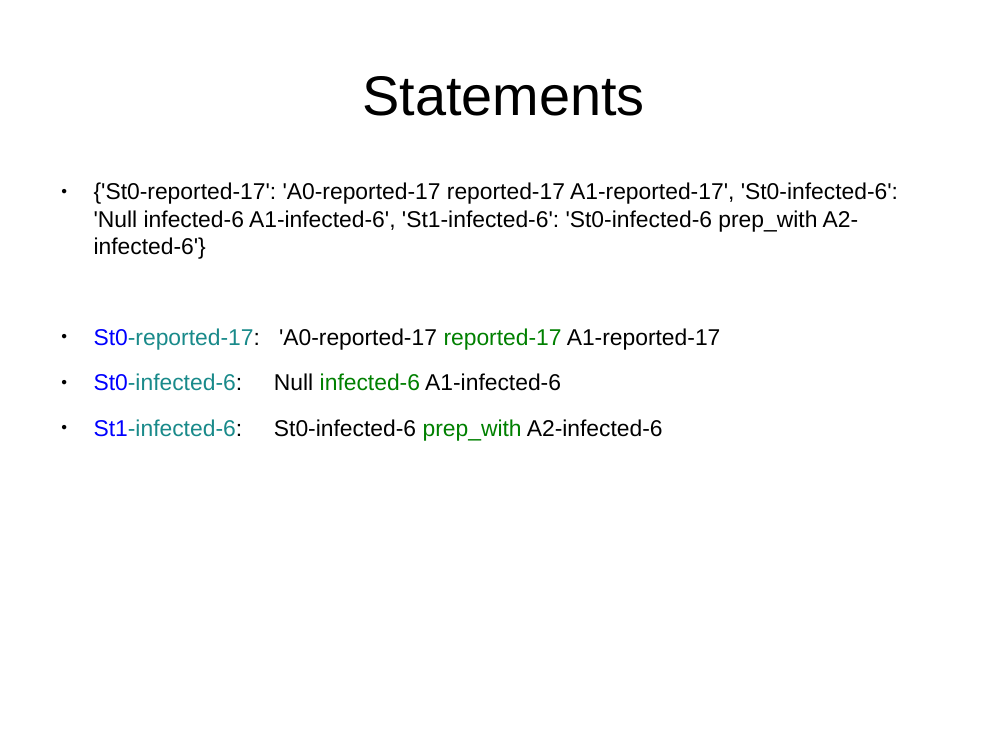
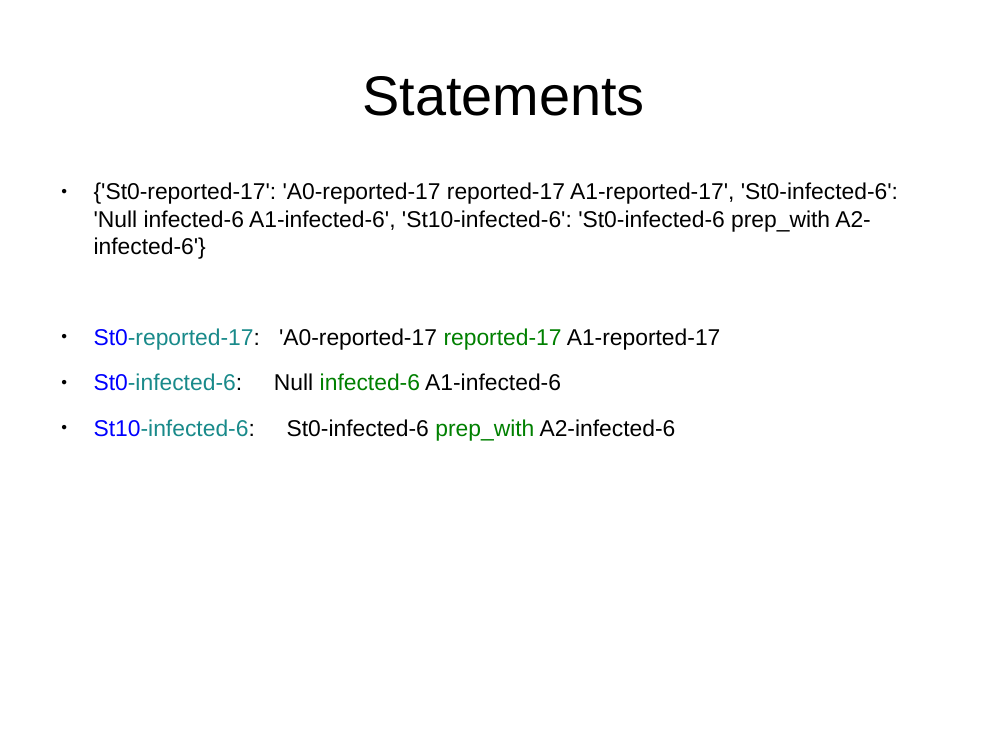
Before and after one commit to adreena/SemanticRoleMiner, a slide deck: slide 12 of testCases/TestCases.odp. Drawn at 1008x756 pixels with LibreOffice and Linux fonts; fonts in the diff are those of the drawing. Boxes give left, top, right and bottom in pixels: in the first picture for what was removed or moved away, otherwise in the second. Text is boxed around its words. In the diff, an @@ line names an element or a change of style, - is before the commit and + after.

Commit message:
automated statement

```diff
--- a/testCases/TestCases.odp
+++ b/testCases/TestCases.odp
@@ text at (94, 182, 898, 259): text changed @@
-● {'St0-reported-17': 'A0-reported-17 reported-17 A1-reported-17', 'St0-infected-6': 'Null infected-6 A1-infected-6', 'St1-infected-6': 'St0-infected-6 prep_with A2-infected-6'}
+● {'St0-reported-17': 'A0-reported-17 reported-17 A1-reported-17', 'St0-infected-6': 'Null infected-6 A1-infected-6', 'St10-infected-6': 'St0-infected-6 prep_with A2-infected-6'}
@@ text at (94, 419, 676, 441): text changed @@
-● St1-infected-6: St0-infected-6 prep_with A2-infected-6
+● St10-infected-6: St0-infected-6 prep_with A2-infected-6
```
Also in this commit, not shown: 5 other files.
